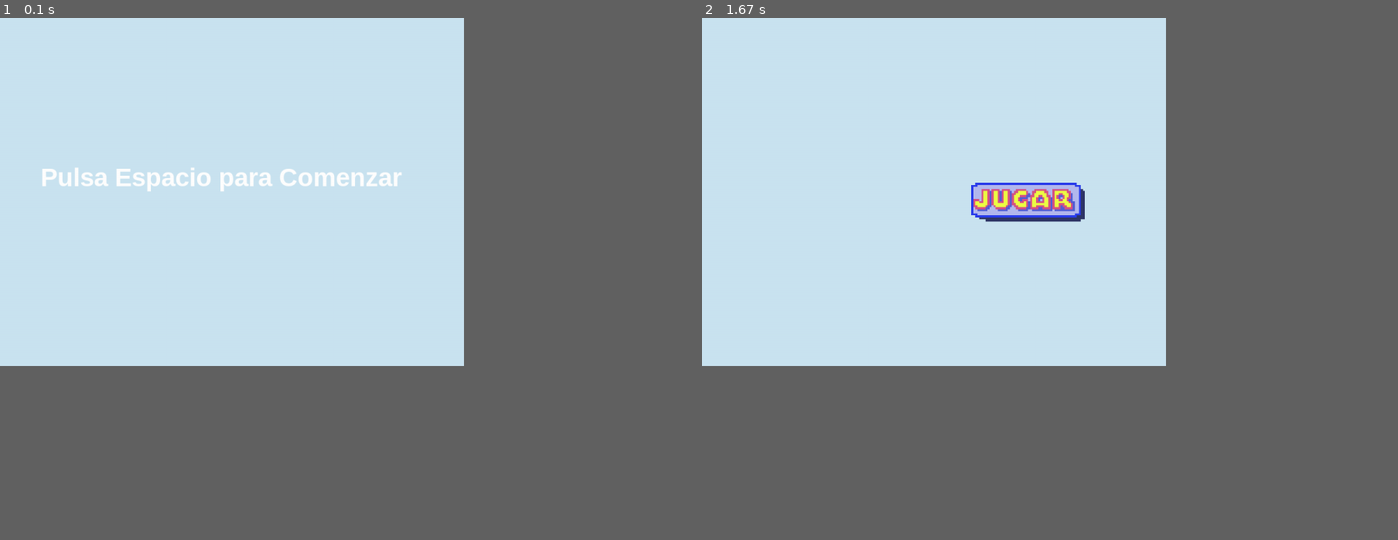
Above: before the commit, frames 1-2 (left to right).
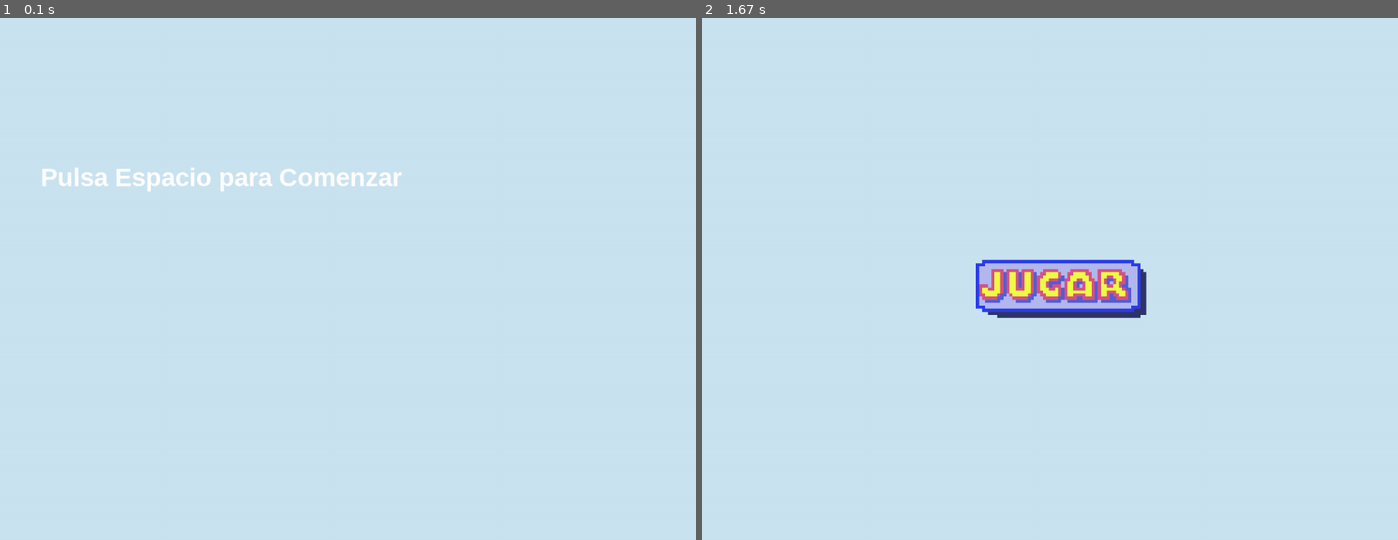
Above: after the commit, the same moments.

Repository: Jol-XD/Corre-Paco-Corre
Game: pygame game, started from proyecto/Menu.py
The game is run twice, just before and just after one commit, with the same random seed, the same clock (stepped at 60 frames per second) and the same inputs.
Inputs:
- Up to frame 1 (0.1 s): no input
- Up to frame 2 (1.67 s): tap Space at 0.33 s
The window is 600x450 before the commit and 900x675 after it. Grey fills any space a smaller window leaves; there, only what the larger window draws over its background counts as a difference.

The runs differ from the first frame. In frame 2, 3.9% of the frame differs, in the area x 38-64%, y 31-58%.

Commit message:
ventana mais grande y el boten ¿centrado?

Diff:
--- a/proyecto/Menu.py
+++ b/proyecto/Menu.py
@@ -1,8 +1,8 @@
 import pygame, random
 
 pygame.init()
-screen_width = 800
-screen_height = 600
+screen_width = 1200
+screen_height = 900
 
 pantalla = pygame.display.set_mode((screen_width, screen_height))
 pygame.display.set_caption("Menu")
@@ -28,7 +28,7 @@
 
 jugar_img = pygame.image.load('proyecto/sprites/JUGAR1.png').convert_alpha()
 
-jugar_btn = Boton(450, 200, jugar_img, 3.5)
+jugar_btn = Boton(451, 291, jugar_img, 5.25)
 
 
 def draw_text(text, font, text_col, x, y):
